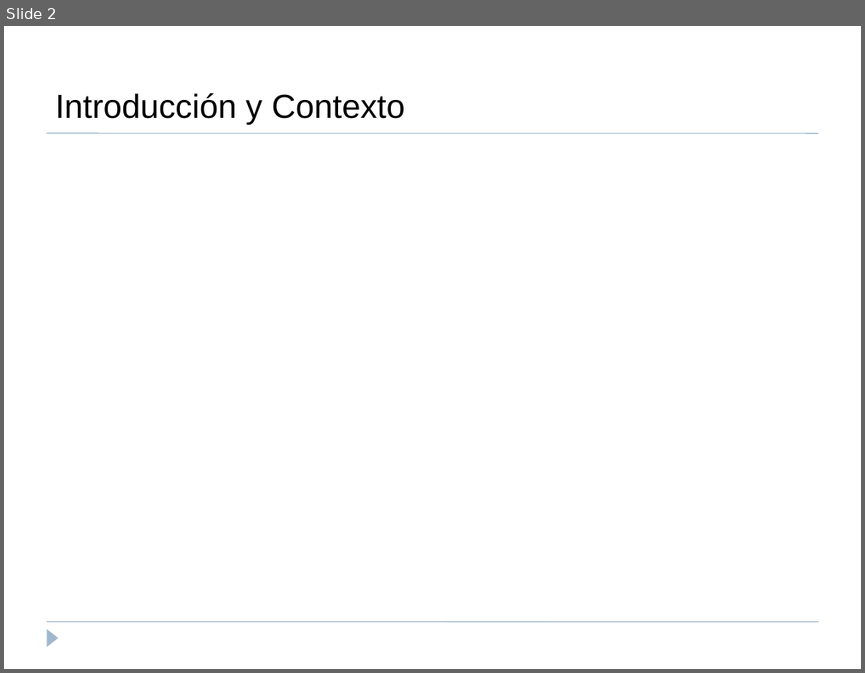
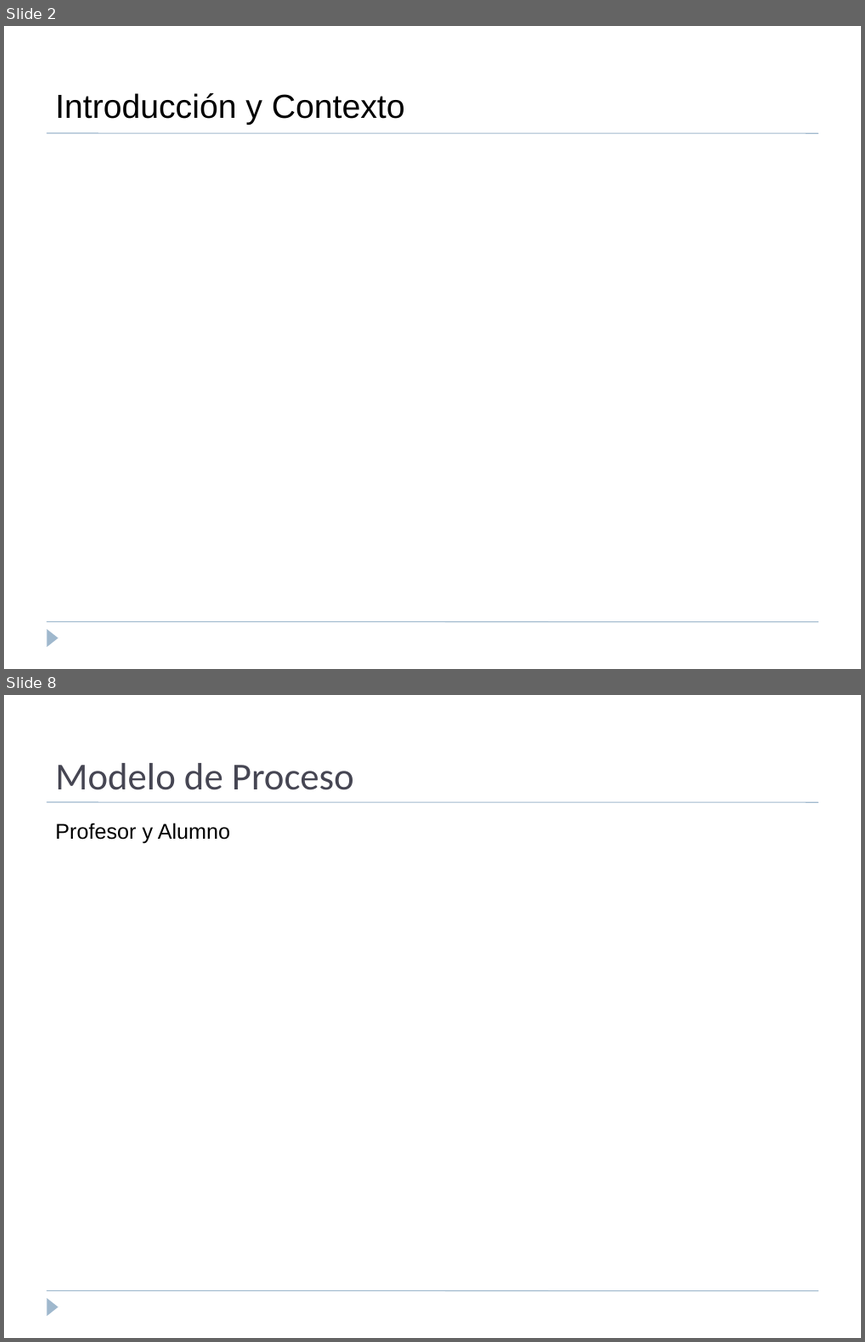
Before and after one commit to LeFranck/Desarrollo-de-Software, a slide deck: Presentaciones/Plantilla Visión y Alcances edit.ppt. Shown one above the other, each under a label of ours: slide 2 before the commit, slides 2 and 8 after it; the slides between them are not shown. The pictures are 865x673 and 865x1342 pixels, drawn with LibreOffice and Linux fonts; fonts in the diff are those of the drawing. Boxes give left, top, right and bottom in pixels: in the first picture for what was removed or moved away, otherwise in the second. Text is boxed around its words. In the diff, an @@ line names an element or a change of style, - is before the commit and + after.

Commit message:
presentacion y modelos de procesos

```diff
--- a/Presentaciones/Plantilla Visión y Alcances edit.ppt
+++ b/Presentaciones/Plantilla Visión y Alcances edit.ppt
@@ slide 8 added at bbox=[4, 695, 861, 1338], background #FFFFFF; not listed: 3 template elements that a slide beside it also shows @@
@@ text added at bbox=[55, 763, 354, 790], 32 pt, text #464653 @@
+Modelo de Proceso
@@ text added at bbox=[55, 823, 230, 844], 18 pt, text #000000 @@
+Profesor y Alumno
```
Also in this commit, not shown: 2 slides changed, 1 other slide added, 1 slide removed, 4 other files.
